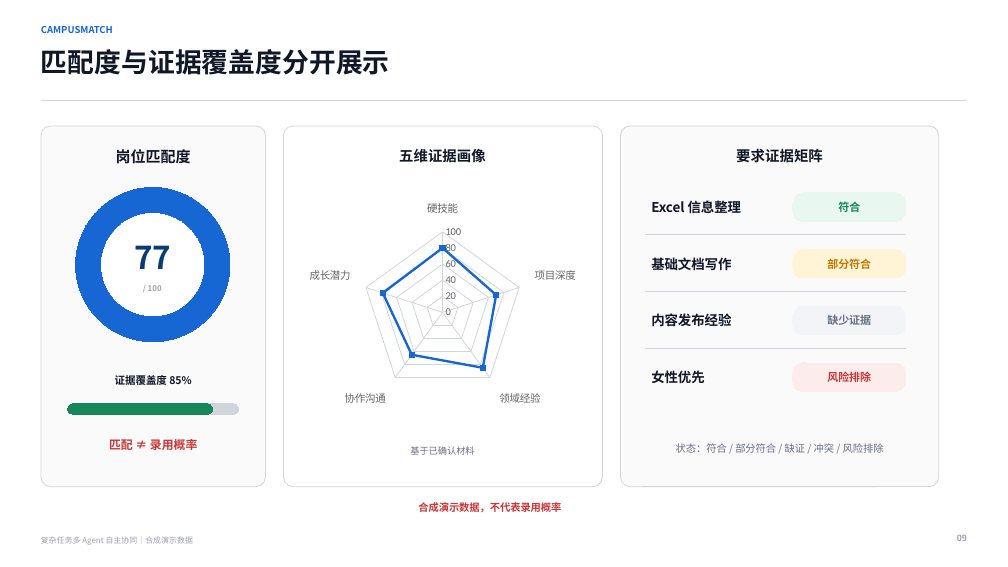
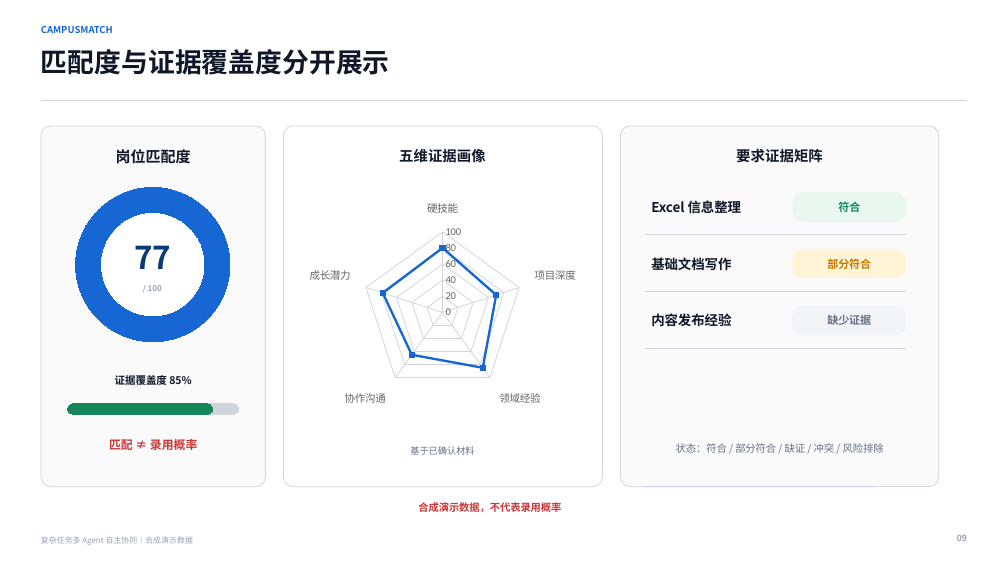
Before and after one commit to swj-stone/GOAI, a slide deck: slide 9 of show/CampusMatch-初赛方案.pptx. Drawn at 1008x567 pixels with LibreOffice and Linux fonts; fonts in the diff are those of the drawing. Boxes give left, top, right and bottom in pixels: in the first picture for what was removed or moved away, otherwise in the second. Text is boxed around its words. In the diff, an @@ line names an element or a change of style, - is before the commit and + after.

Commit message:
base

```diff
--- a/show/CampusMatch-初赛方案.pptx
+++ b/show/CampusMatch-初赛方案.pptx
@@ text removed at (651,370,705,384) @@
-女性优先
@@ rounded rectangle removed at (793,363,906,392) @@
-风险排除
```
